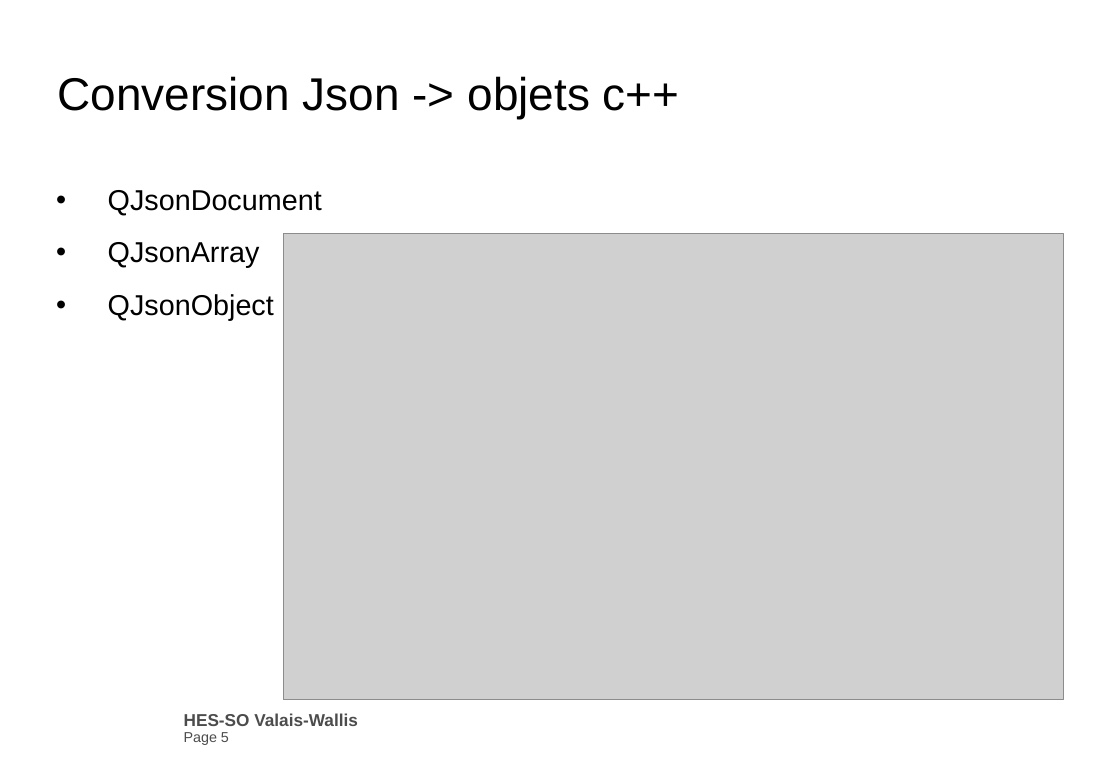
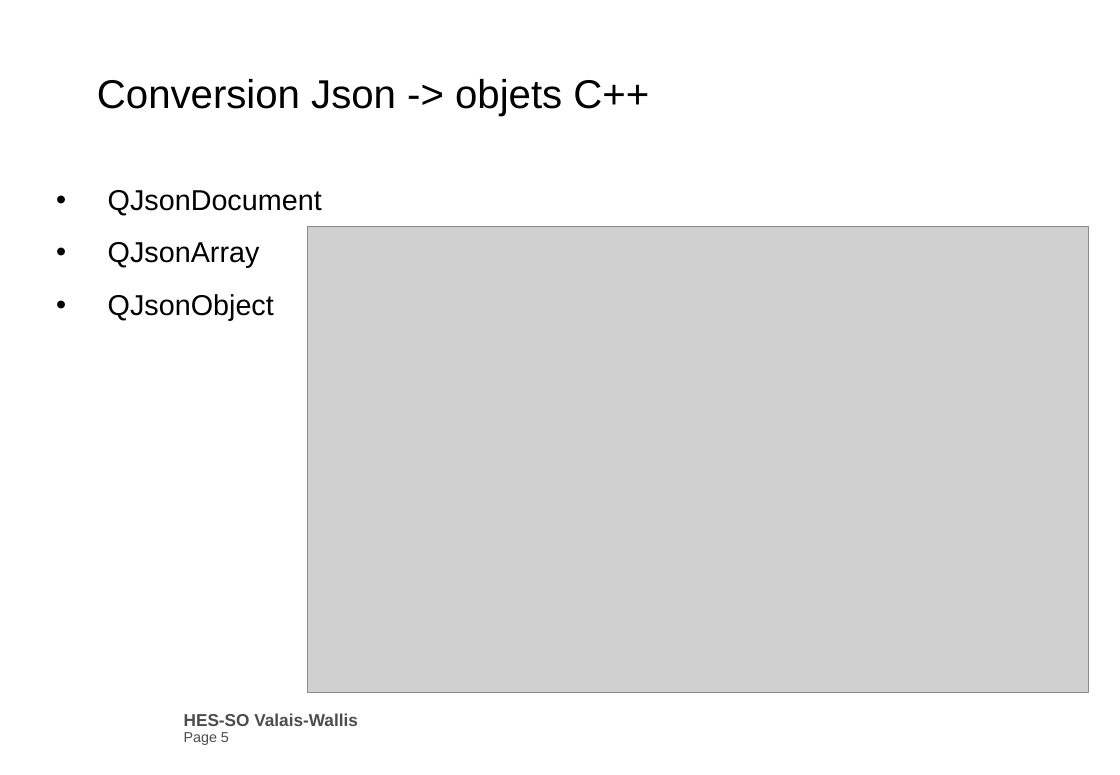
Before and after one commit to selligZeittom/Logic_emulator, a slide deck: slide 5 of DOC/presentationLogicEmulator.pptx. Drawn at 1120x775 pixels with LibreOffice and Linux fonts; fonts in the diff are those of the drawing; grey boxes stand for pictures; background and template pictures are left out. Boxes give left, top, right and bottom in pixels: in the first picture for what was removed or moved away, otherwise in the second. Text is boxed around its words. In the diff, an @@ line names an element or a change of style, - is before the commit and + after.

```diff
--- a/DOC/presentationLogicEmulator.pptx
+++ b/DOC/presentationLogicEmulator.pptx
@@ title at (97, 79, 649, 117): text changed; size 32 to 28 pt @@
-Conversion Json -> objets c++
+Conversion Json -> objets C++
@@ picture: place and size @@
-picture at (283, 234, 1064, 700)
+picture at (308, 226, 1089, 693)
```
Also in this commit, not shown: 4 other slides changed, 2 slides added, 1 slide removed, 11 other files.
